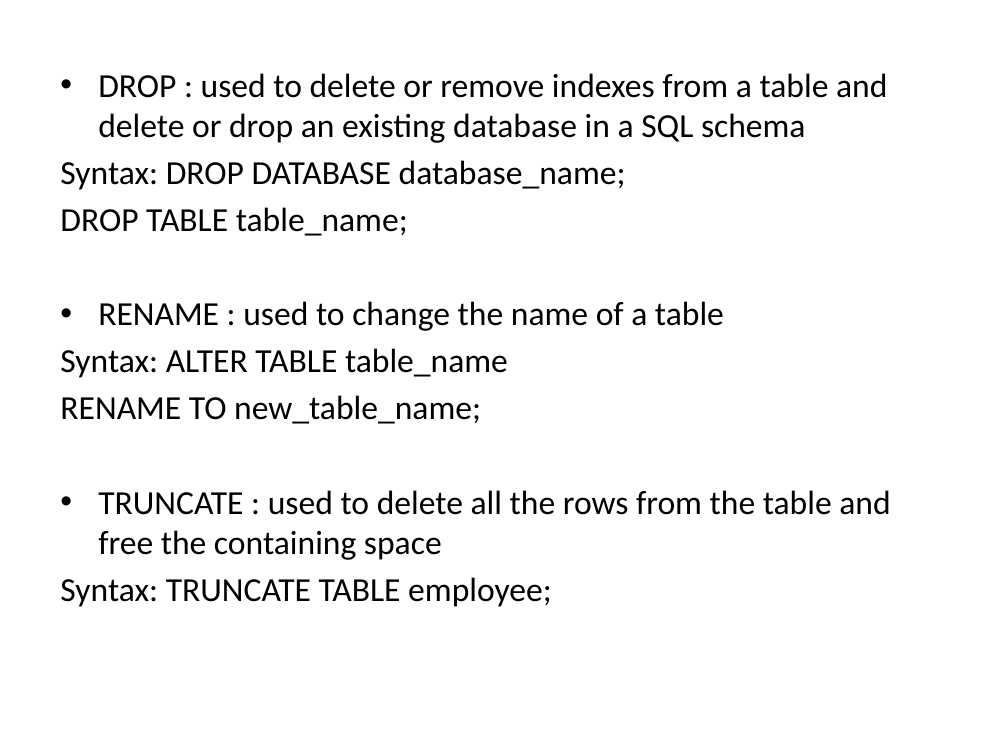
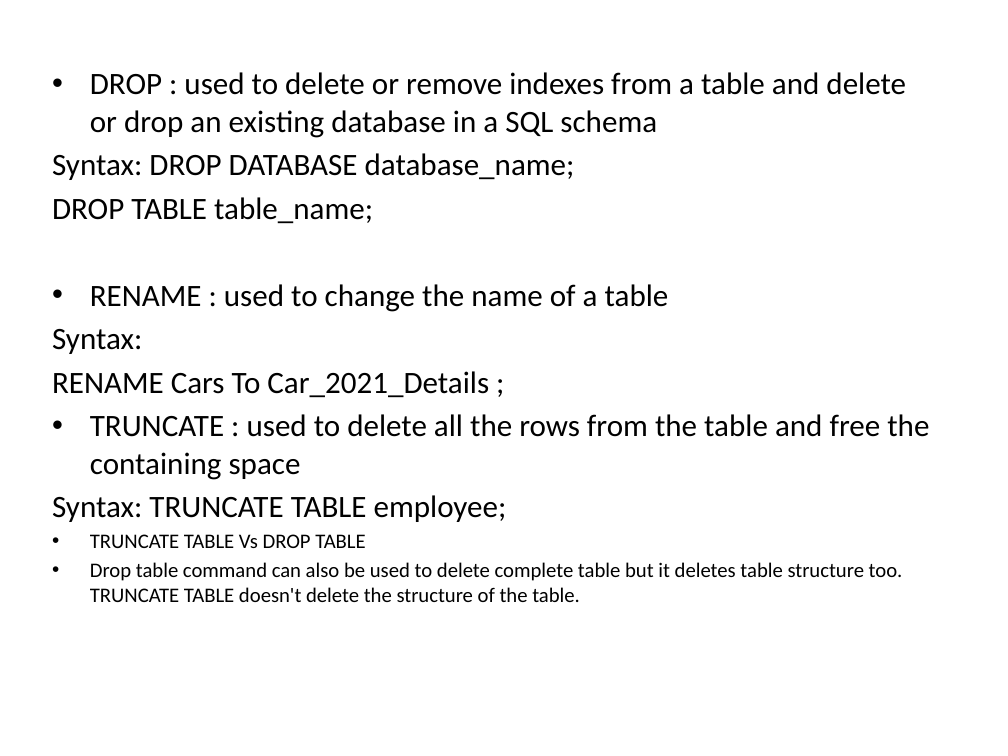
Before and after one commit to goudp4959/Oracle, a slide deck: slide 24 of SQL-latest (1) (4).pptx (slide 9 before the commit). Drawn at 1008x756 pixels with LibreOffice and Linux fonts; fonts in the diff are those of the drawing. Boxes give left, top, right and bottom in pixels: in the first picture for what was removed or moved away, otherwise in the second. Text is boxed around its words. In the diff, an @@ line names an element or a change of style, - is before the commit and + after.

```diff
--- a/SQL-latest (1) (4).pptx
+++ b/SQL-latest (1) (4).pptx
@@ text "DROP : used to delete ...": place and size @@
-text "DROP : used to delete ..." at <box>60,73,890,607</box>
+text "DROP : used to delete ..." at <box>52,72,929,602</box>
@@ text at <box>52,72,929,522</box>: size 24 to 22.2 pt in "DROP : used to delete or remove ...", "Syntax: DROP DATABASE database_name;", "DROP TABLE table_name;", "RENAME : used to change the name ..." and 2 more places @@
@@ text at <box>52,329,489,398</box>: text changed; size 24 to 22.2 pt @@
-Syntax: ALTER TABLE table_name
-RENAME TO new_table_name;
+Syntax:
+RENAME Cars To Car_2021_Details ;
@@ text at <box>90,534,903,602</box>: paragraphs added @@
+• TRUNCATE TABLE Vs DROP TABLE
+• Drop table command can also be used to delete complete table but it deletes table structure too. TRUNCATE TABLE doesn't delete the structure of the table.
```
Also in this commit, not shown: 3 other slides changed, 16 slides added, 1 slide removed.
